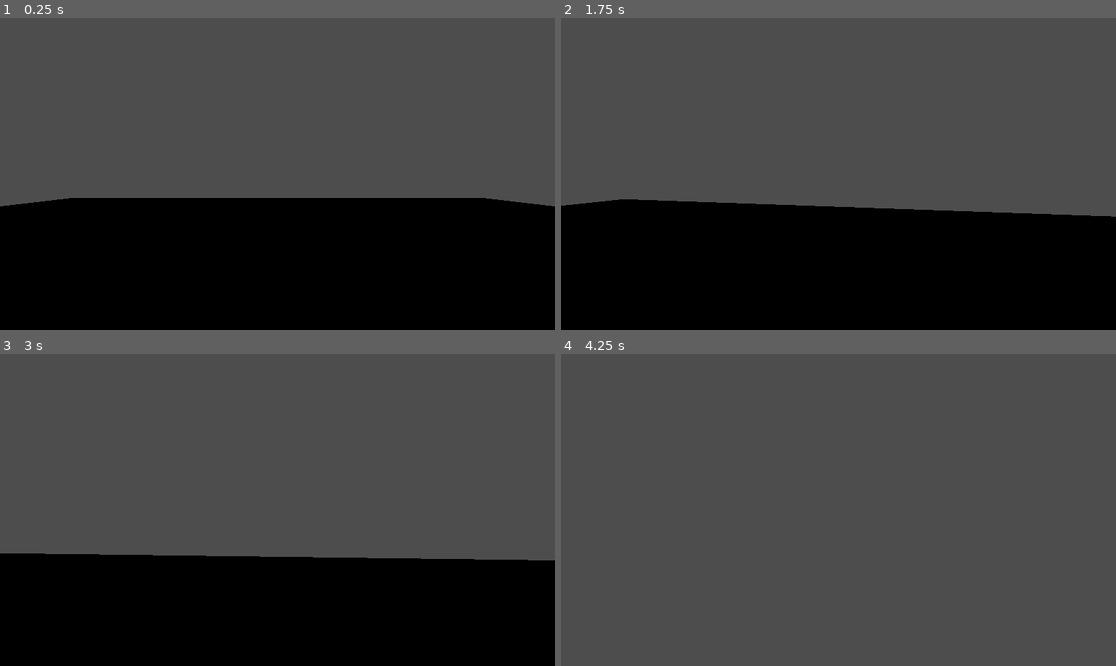
Above: before the commit, frames 1-4 (two rows, left to right).
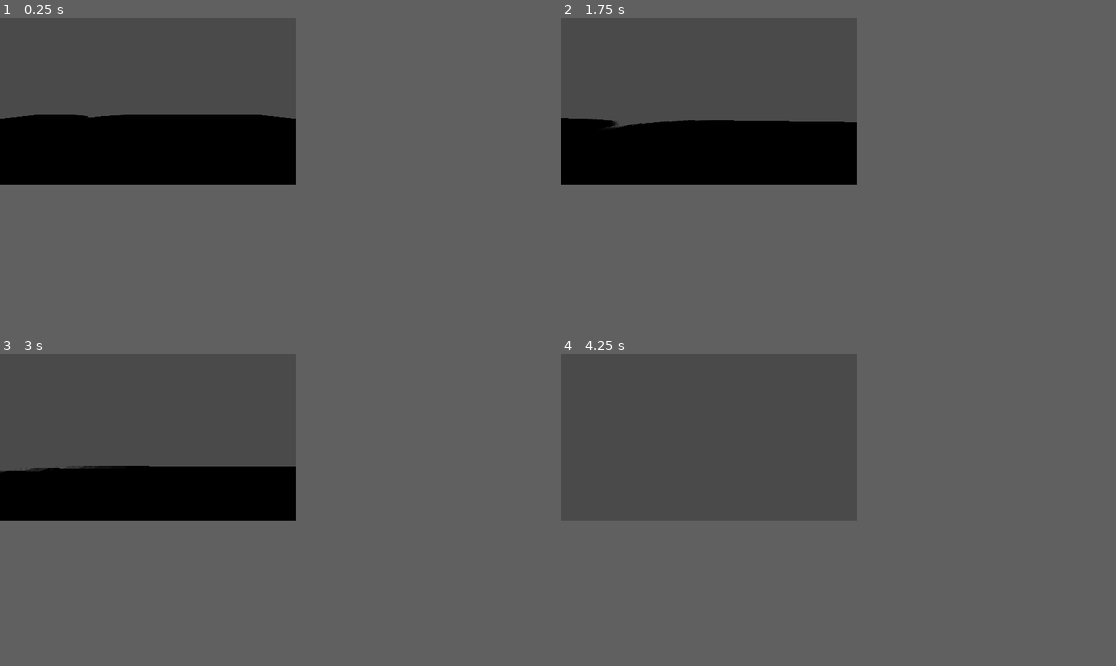
Above: after the commit, the same moments.

Repository: ztamagoru/MonarcaGameJam2025
Game: Godot game, scene res://test_scene.tscn
Two runs of this game, one before a commit and one after it. Both use one fixed random seed, a clock stepped at 60 frames per second and the inputs below. The project has no main scene, so this scene is started directly. The engine's default icon, where the game draws it, is replaced by a stand-in: a white triangle on a blue panel in a dark square.
Inputs (mouse positions are in pixels of both pictures, inside the frame that each line leads up to):
- Up to frame 1 (0.25 s): no input
- Up to frame 2 (1.75 s): tap Enter at 0.5 s; move the mouse to (866, 174) at 0.52 s; hold Ctrl (move_crouch) 0.53-1.28 s; hold W (move_forward) from 0.53 s (still down); tap Space (move_jump) at 0.77, 1.52 s; move the mouse to (810, 174) at 1.27 s; tap Ctrl (move_crouch) at 1.35 s
- Up to frame 3 (3 s): keep holding W (move_forward); move the mouse to (288, 503) at 2.02 s; hold Ctrl (move_crouch) 2.03-2.78 s; move the mouse to (271, 516) at 2.77 s; tap Ctrl (move_crouch) at 2.85 s
- Up to frame 4 (4.25 s): keep holding W (move_forward); tap Space (move_jump) at 3.02, 3.5, 3.77 s; move the mouse to (877, 513) at 3.52 s; hold Ctrl (move_crouch) from 3.53 s (still down)
In our replay, the window is 799x449 before the commit and 426x240 after it. These sizes can differ from the game's own. Grey fills any space a smaller window leaves; there, only what the larger window draws over its background counts as a difference.

The runs differ from the first frame. In frame 1, 41% of the frame differs, in the area x 0-100%, y 0-61%; in frame 2, 43%; in frame 3, 44%, in the area x 0-100%, y 35-100%; in frame 4, less than 0.1%.

Commit message:
created ps1 shaders and adjusted game resolution

Diff:
--- a/project.godot
+++ b/project.godot
@@ -13,6 +13,13 @@
 config/name="MonarcaGameJam2025"
 config/features=PackedStringArray("4.5", "Forward Plus")
 config/icon="res://icon.svg"
+
+[display]
+
+window/size/viewport_width=426
+window/size/viewport_height=240
+window/stretch/mode="viewport"
+window/stretch/aspect="keep_height"
 
 [input]
 
@@ -46,3 +53,13 @@
 "events": [Object(InputEventKey,"resource_local_to_scene":false,"resource_name":"","device":-1,"window_id":0,"alt_press …(195 unchanged characters)…
 ]
 }
+open_chats={
+"deadzone": 0.2,
+"events": [Object(InputEventKey,"resource_local_to_scene":false,"resource_name":"","device":-1,"window_id":0,"alt_pressed":false,"shift_pressed":false,"ctrl_pressed":false,"meta_pressed":false,"pressed":false,"keycode":0,"physical_keycode":4194306,"key_label":0,"unicode":0,"location":0,"echo":false,"script":null)
+]
+}
+
+[rendering]
+
+textures/canvas_textures/default_texture_filter=0
+shading/overrides/force_vertex_shading=true
--- /dev/null
+++ b/shaders/ps1_models.gdshader
@@ -0,0 +1,34 @@
+shader_type spatial;
+render_mode blend_mix,
+	cull_back,
+	depth_prepass_alpha,
+	shadows_disabled,
+	specular_disabled,
+	vertex_lighting;
+
+uniform sampler2D albedo_texture: filter_nearest, source_color;
+uniform vec2 texture_tile = vec2(1,1);
+
+uniform bool snap_enabled = true;
+uniform float snap_resolution : hint_range(60.0, 480.0, 1.0) = 148.0;
+
+uniform float affine_weight : hint_range(0.0, 1.0) = 0.1;
+
+void vertex() {
+	vec4 view_space_pos = MODELVIEW_MATRIX * vec4(VERTEX, 1.0);
+	vec4 clip_space_pos = PROJECTION_MATRIX * view_space_pos;
+
+	if (snap_enabled) {
+		vec2 ndc = clip_space_pos.xy / clip_space_pos.w;
+		ndc = round(ndc * snap_resolution) / snap_resolution;
+		clip_space_pos.xy = ndc * clip_space_pos.w;
+	}
+
+	POSITION = clip_space_pos;
+}
+
+void fragment() {
+	vec4 albedo = texture(albedo_texture, UV * texture_tile);
+	ALBEDO = albedo.rgb;
+	ALPHA = albedo.a;
+}
--- /dev/null
+++ b/shaders/ps1_post_process.gdshader
@@ -0,0 +1,27 @@
+shader_type canvas_item;
+
+uniform sampler2D screen_texture: hint_screen_texture, repeat_disable, filter_nearest;
+uniform vec2 viewport_size = vec2(1280,960);
+uniform vec2 virtual_resolution = vec2(320,240);
+
+const float ps1_dither[16] = float[16](
+	-4.0,  0.0, -3.0,  1.0,
+	 2.0, -2.0,  3.0, -1.0,
+	-3.0,  1.0, -4.0,  0.0,
+	 3.0, -1.0,  2.0, -2.0
+);
+
+void fragment() {
+	vec3 screen_color = texture(screen_texture, UV).rgb;
+
+	vec2 virtual_pos = floor(FRAGCOORD.xy * (virtual_resolution / viewport_size));
+	int x = int(mod(virtual_pos.x, 4.0));
+	int y = int(mod(virtual_pos.y, 4.0));
+	int index = y * 4 + x;
+
+	float dither_offset = (ps1_dither[index] / 8.0);
+
+	vec3 quantized_color = floor((screen_color * 255.0) / 8.0 + dither_offset) / 31.0;
+
+	COLOR = vec4(quantized_color, 1);
+}
--- a/test_scene.tscn
+++ b/test_scene.tscn
@@ -1,7 +1,18 @@
-[gd_scene load_steps=6 format=3 uid="uid://dgdyxro40dagc"]
+[gd_scene load_steps=10 format=3 uid="uid://dgdyxro40dagc"]
 
 [ext_resource type="PackedScene" uid="uid://lo8hel43hvuk" path="res://scenes/components/player/player.tscn" id="1_ia1lp"]
 [ext_resource type="Texture2D" uid="uid://bn1xv3dve857g" path="res://icon.svg" id="2_sasra"]
+[ext_resource type="Shader" uid="uid://8qlpex5u2uvx" path="res://shaders/ps1_models.gdshader" id="4_2nij2"]
+[ext_resource type="Shader" uid="uid://c5yp0mdolu46p" path="res://shaders/ps1_post_process.gdshader" id="4_coq8p"]
+
+[sub_resource type="ShaderMaterial" id="ShaderMaterial_coq8p"]
+render_priority = 0
+shader = ExtResource("4_2nij2")
+shader_parameter/albedo_texture = ExtResource("2_sasra")
+shader_parameter/texture_tile = Vector2(1.75, 2)
+shader_parameter/snap_enabled = true
+shader_parameter/snap_resolution = 148.0
+shader_parameter/affine_weight = 0.1
 
 [sub_resource type="StandardMaterial3D" id="StandardMaterial3D_coq8p"]
 albedo_texture = ExtResource("2_sasra")
@@ -15,6 +26,11 @@
 [sub_resource type="BoxShape3D" id="BoxShape3D_7cbxl"]
 size = Vector3(30, 1, 30)
 
+[sub_resource type="ShaderMaterial" id="ShaderMaterial_8pr8v"]
+shader = ExtResource("4_coq8p")
+shader_parameter/viewport_size = Vector2(1280, 960)
+shader_parameter/virtual_resolution = Vector2(320, 240)
+
 [node name="TestScene" type="Node3D"]
 
 [node name="Player" parent="." instance=ExtResource("1_ia1lp")]
@@ -23,8 +39,24 @@
 transform = Transform3D(1, 0, 0, 0, 1, 0, 0, 0, 1, 0, -0.5, 0)
 
 [node name="MeshInstance3D" type="MeshInstance3D" parent="StaticBody3D"]
+material_override = SubResource("ShaderMaterial_coq8p")
 mesh = SubResource("BoxMesh_2nij2")
 skeleton = NodePath("../..")
 
 [node name="CollisionShape3D" type="CollisionShape3D" parent="StaticBody3D"]
 shape = SubResource("BoxShape3D_7cbxl")
+
+[node name="CanvasLayer" type="CanvasLayer" parent="."]
+
+[node name="ColorRect" type="ColorRect" parent="CanvasLayer"]
+material = SubResource("ShaderMaterial_8pr8v")
+anchors_preset = 15
+anchor_right = 1.0
+anchor_bottom = 1.0
+grow_horizontal = 2
+grow_vertical = 2
+
+[node name="SpotLight3D" type="SpotLight3D" parent="."]
+transform = Transform3D(1, 0, 0, 0, -4.371139e-08, 1, 0, -1, -4.371139e-08, 0, 3.4080157, -2.8030965)
+light_energy = 11.988
+shadow_enabled = true
Not shown, added: shaders/ps1_models.gdshader.uid
Not shown, added: shaders/ps1_post_process.gdshader.uid
